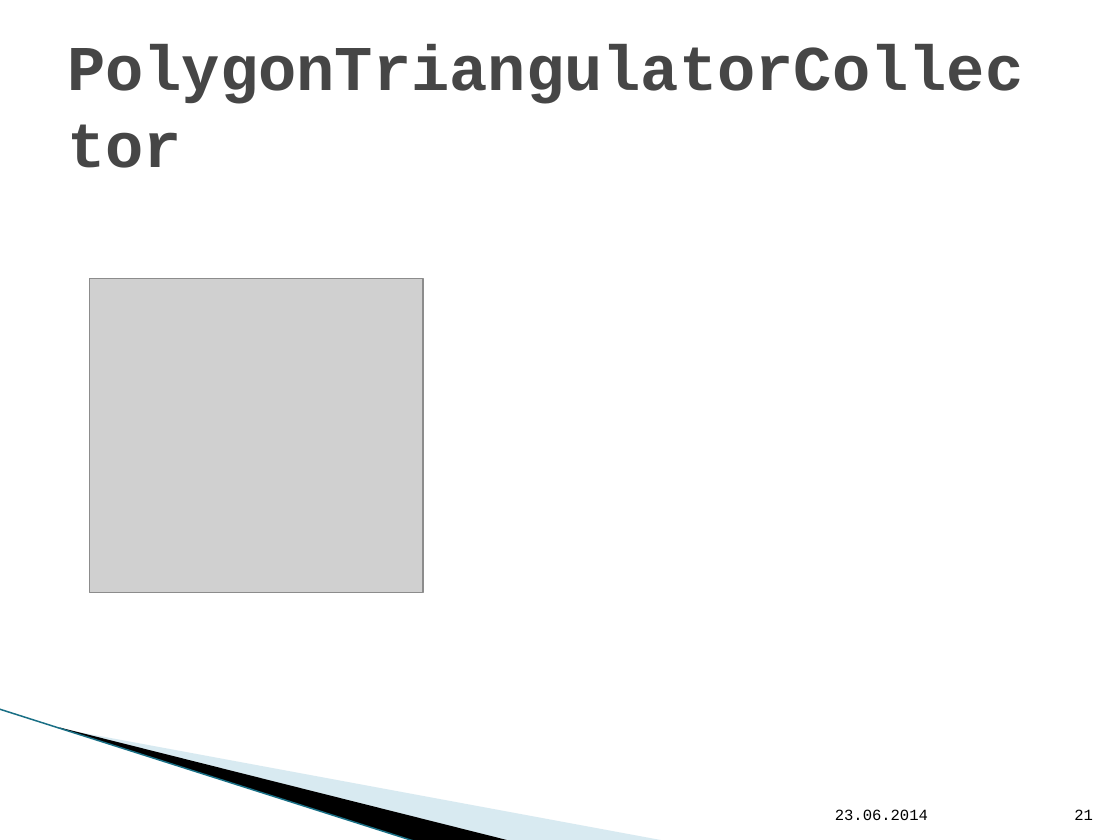
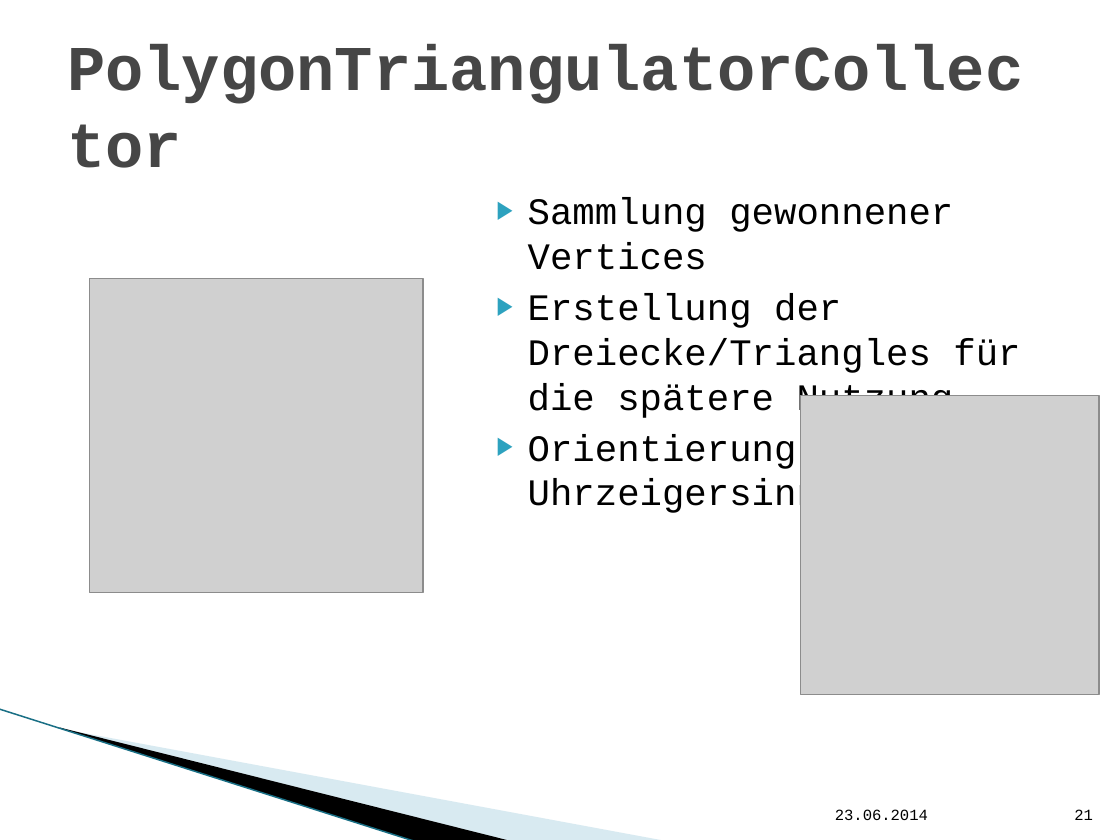
Before and after one commit to hft-swp/stuff, a slide deck: slide 21 of doku/präsentation nicht komplett/vCity-Präsentation.pptx. Drawn at 1120x840 pixels with LibreOffice and Linux fonts; fonts in the diff are those of the drawing; grey boxes stand for pictures; background and template pictures are left out. Boxes give left, top, right and bottom in pixels: in the first picture for what was removed or moved away, otherwise in the second. Text is boxed around its words. In the diff, an @@ line names an element or a change of style, - is before the commit and + after.

```diff
--- a/doku/präsentation nicht komplett/vCity-Präsentation.pptx
+++ b/doku/präsentation nicht komplett/vCity-Präsentation.pptx
@@ text added at <box>528,198,1020,516</box>, 24 pt, text #000000 @@
+▶ Sammlung gewonnener Vertices
+▶ Erstellung der Dreiecke/Triangles für die spätere Nutzung
+▶ Orientierung gegen die Uhrzeigersinn
@@ picture added at <box>801,395,1100,694</box> @@
```
Also in this commit, not shown: 4 other slides changed.
